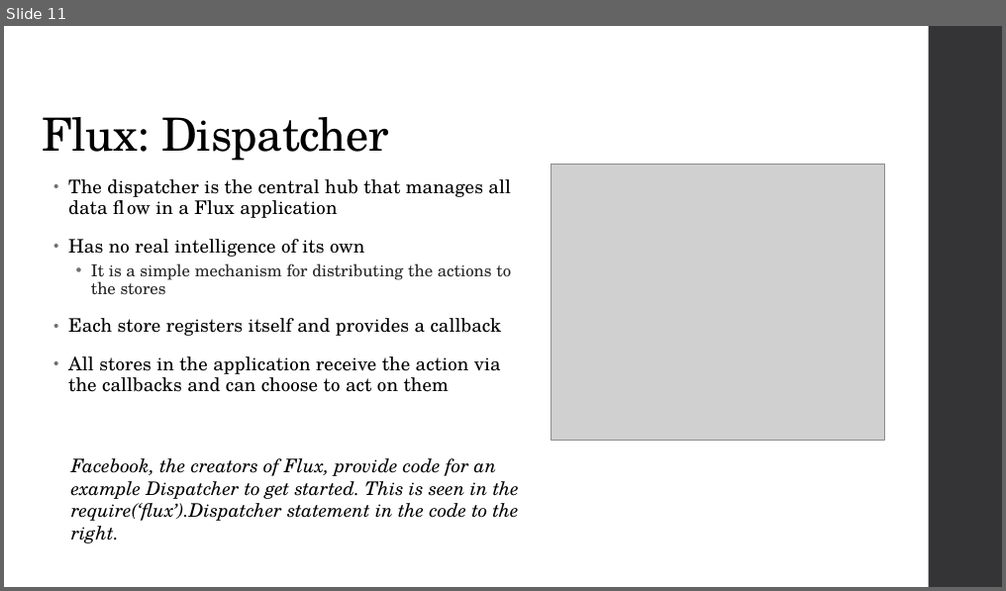
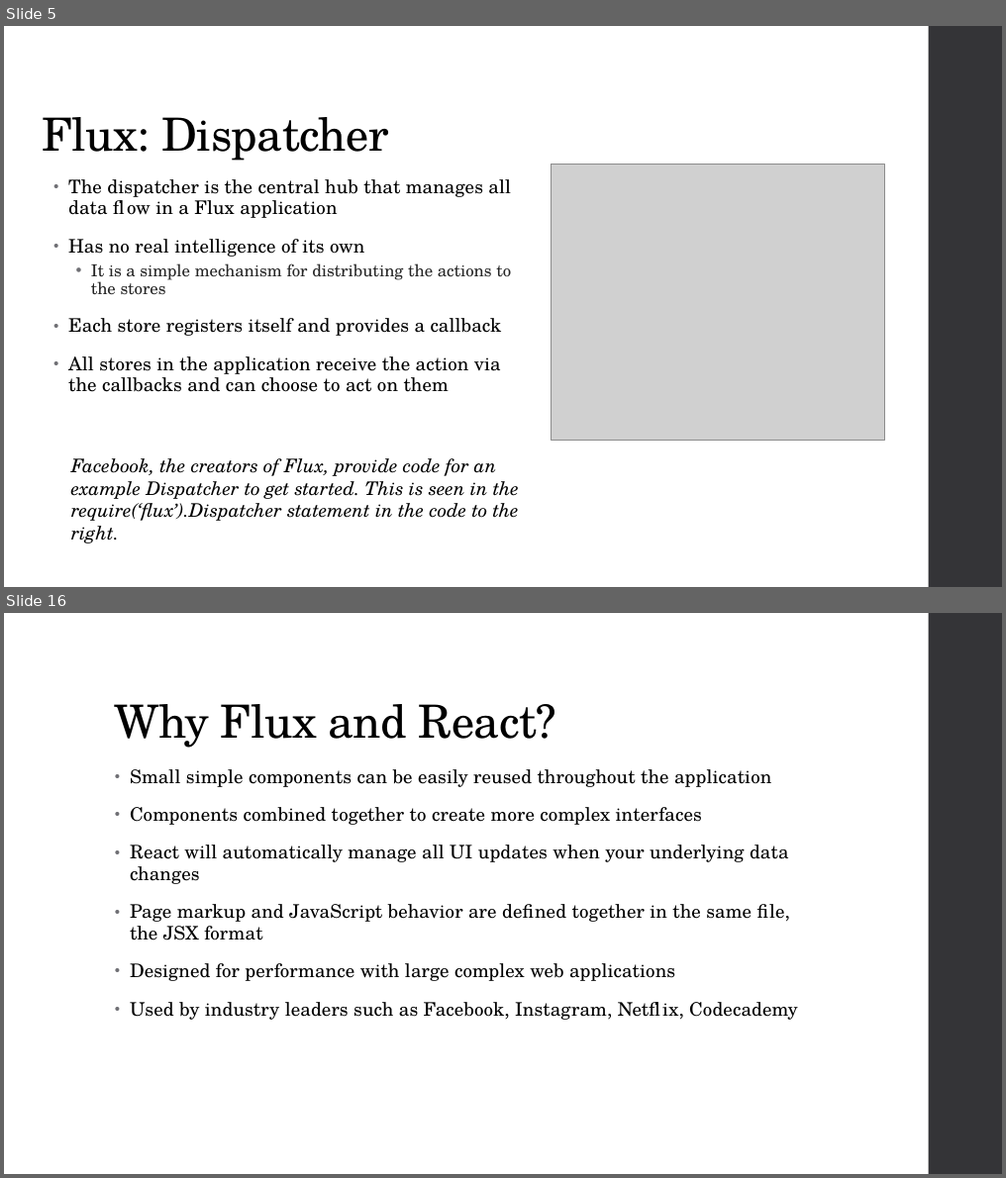
Before and after one commit to repkam09/react-flux-test, a slide deck: docs/Flux & React.pptx. Shown one above the other, each under a label of ours: slide 11 before the commit, slides 5 and 16 after it; the slides between them are not shown. The pictures are 1006x591 and 1006x1178 pixels, drawn with LibreOffice and Linux fonts; fonts in the diff are those of the drawing; grey boxes stand for pictures. Boxes give left, top, right and bottom in pixels: in the first picture for what was removed or moved away, otherwise in the second. Text is boxed around its words. In the diff, an @@ line names an element or a change of style, - is before the commit and + after.

Commit message:
Update powerpoint. Make demo show images instead of text

```diff
--- a/docs/Flux & React.pptx
+++ b/docs/Flux & React.pptx
@@ slide 16 added at <box>4,613,1002,1174</box>, background #FFFFFF; not listed: 1 template element that a slide beside it also shows @@
@@ title added at <box>115,704,556,748</box>, 44 pt, text #000000 @@
+Why Flux and React?
@@ text added at <box>130,769,798,1020</box>, 18 pt, text #000000 @@
+• Small simple components can be easily reused throughout the application
+• Components combined together to create more complex interfaces
+• React will automatically manage all UI updates when your underlying data changes
+• Page markup and JavaScript behavior are defined together in the same file, the JSX format
+• Designed for performance with large complex web applications
+• Used by industry leaders such as Facebook, Instagram, Netflix, Codecademy
@@ what was slide 11 is now slide 5 @@
```
Also in this commit, not shown: 9 slides changed, 5 other slides added, 1 slide removed, 1 other file.
